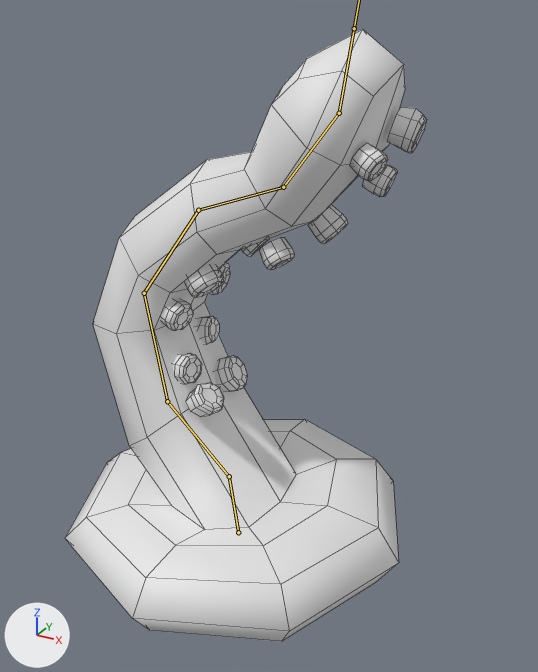
An edit to the FBX model XenoRaceUnity/Assets/Art/Meshes/Tentacle.fbx, drawn before and after from the same camera.
Before and after are seen from a 50 mm camera at (0.771, -1.25, 1.164) aimed at (0.082, 0.002, 0.538). Arrows for +X, +Y and +Z are at lower left; the lights stay in place. Both versions are drawn at frame 20 of the action 'Armature|Twitch'; the numbers are the values there. The bones that bend it are drawn over the model as lines. Mesh edges are drawn as thin lines.

Objects in the first picture: 'tentacle'.
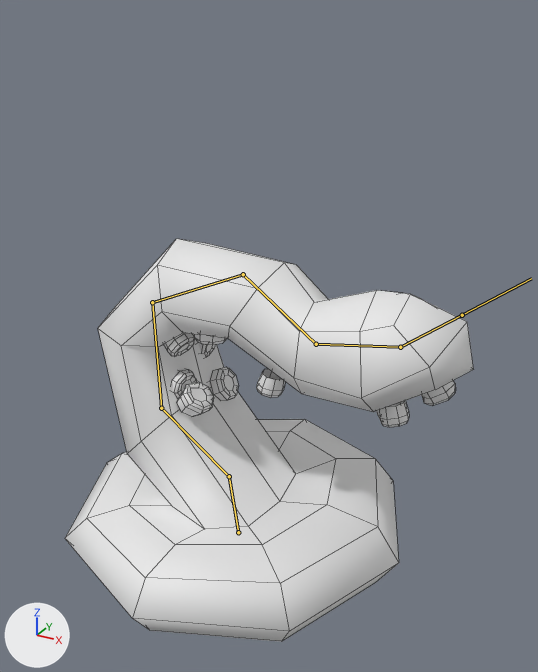
The edits, one by one:
Bone 'Bone.001' (bone_bone_001) turns from (0, 0, 37) to (0, 0, 45) degrees about its own x, y and z.
Bone 'Bone.002' (bone_bone_002) turns from (0, 0, -34) to (0, 0, -50) degrees about its own x, y and z.
Bone 'Bone.003' (bone_bone_003) turns from (0, 0, -40) to (0, 0, -60) degrees about its own x, y and z.
Bone 'Bone.004' (bone_bone_004) turns from (0, 0, -29) to (0, 0, -54) degrees about its own x, y and z.
Bone 'Bone.005' (bone_bone_005) turns from (0, 0, 35) to (0, 0, 47) degrees about its own x, y and z.

Pixel boxes (x1, y1, x2, y2) of what changed, in the pictures (538 x 672 px):
'tentacle', posed (13% wider, 34% shorter)
    before: (65, 29, 427, 642)
    after: (65, 239, 473, 642)
bone 'Bone.001', root to tip
    before: (229, 476) to (167, 401)
    after: (229, 476) to (161, 408)
bone 'Bone.002', root to tip
    before: (167, 401) to (144, 293)
    after: (161, 408) to (152, 302)
bone 'Bone.003', root to tip
    before: (144, 293) to (198, 210)
    after: (152, 302) to (243, 274)
bone 'Bone.004', root to tip
    before: (198, 210) to (283, 187)
    after: (243, 274) to (316, 344)
bone 'Bone.005', root to tip
    before: (283, 187) to (339, 113)
    after: (316, 344) to (400, 347)
